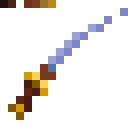
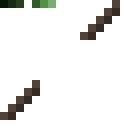
The second 128 x 128 image is a revision of the first. Changes to its layers:
hid "bronze_sword.png" over [0, 0, 56, 8]
added layer "steeleaf_sword.png" above "battlestaff_diamond.png" over [0, 0, 56, 8]
showed "battlestaff_diamond.png", painted on it over [0, 0, 120, 120]
hid "katana_diamond.png", painted on it over [8, 8, 128, 120]
